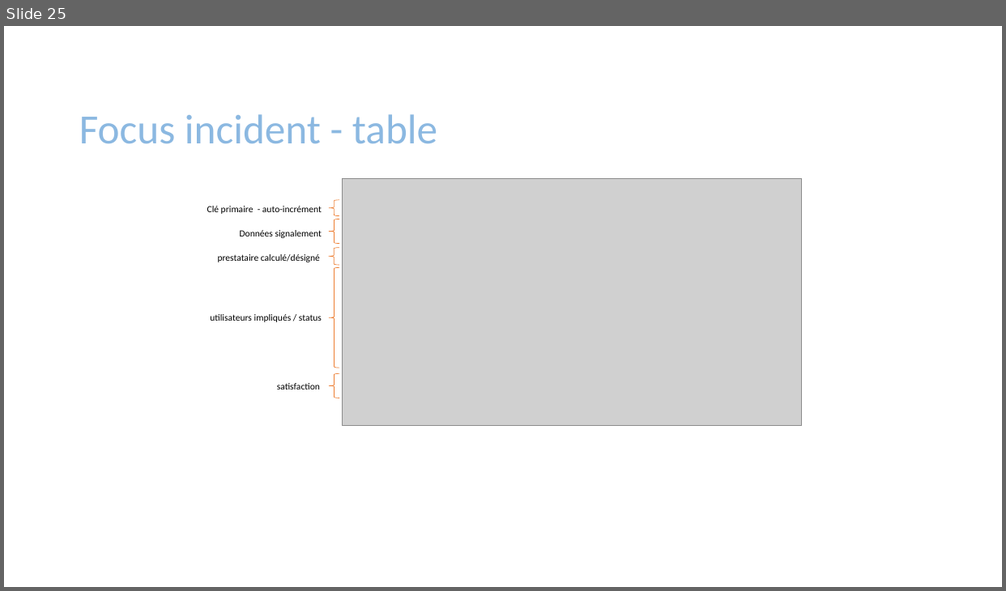
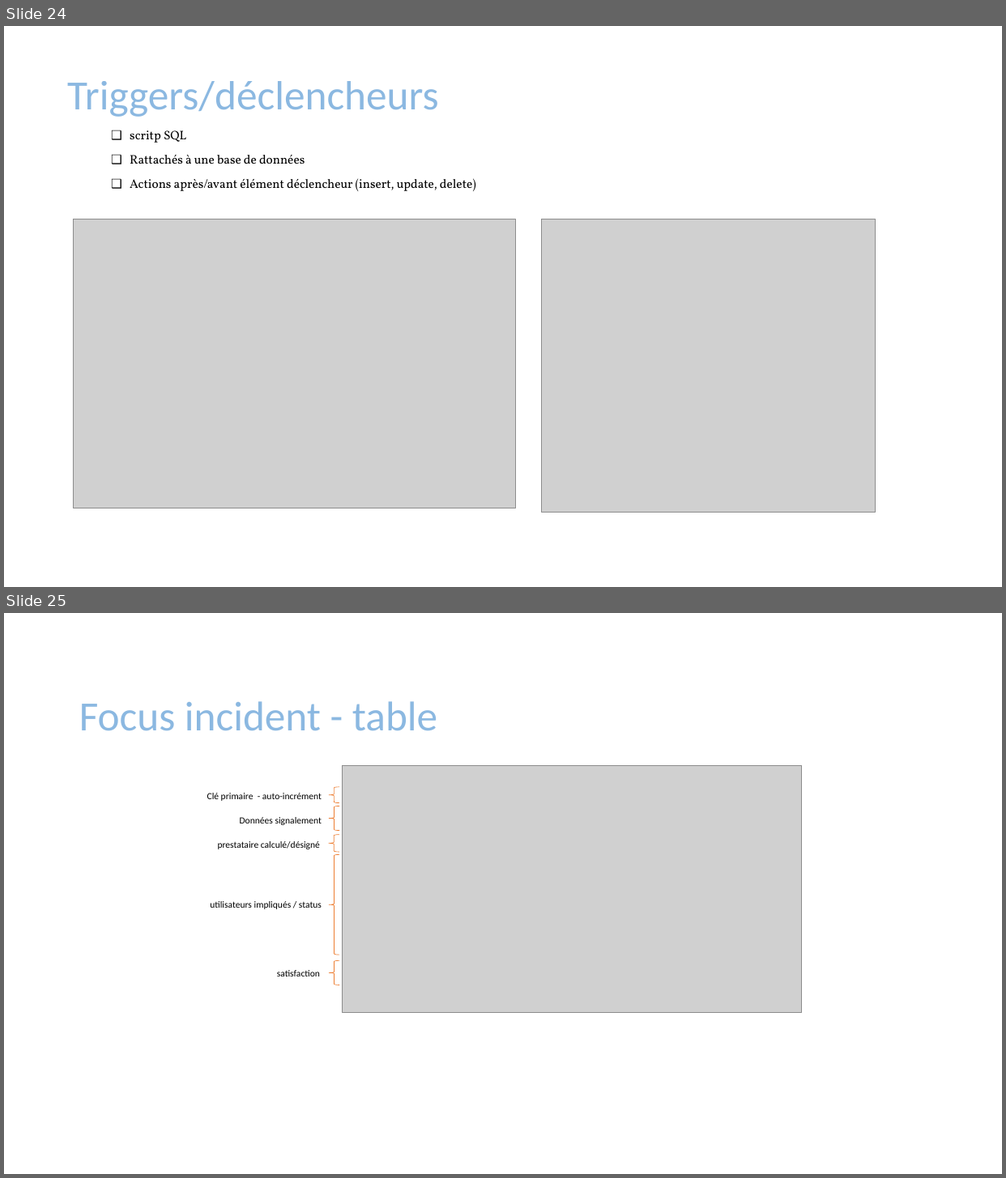
Before and after one commit to mapette/sos_immo_backend, a slide deck: doc/présentation V5.pptx. Shown one above the other, each under a label of ours: slide 25 before the commit, slides 24 and 25 after it. The pictures are 1006x591 and 1006x1178 pixels, drawn with LibreOffice and Linux fonts; fonts in the diff are those of the drawing; grey boxes stand for pictures. Boxes give left, top, right and bottom in pixels: in the first picture for what was removed or moved away, otherwise in the second. Text is boxed around its words. In the diff, an @@ line names an element or a change of style, - is before the commit and + after.

```diff
--- a/doc/présentation V5.pptx
+++ b/doc/présentation V5.pptx
@@ slide 24 added at <box>4,26,1002,587</box>, background #FFFFFF @@
@@ text added at <box>67,81,438,117</box>, 40 pt, text gradient #5B9BD5 to #4472C4 @@
+Triggers/déclencheurs
@@ text added at <box>130,130,476,191</box>, 12 pt, text #000000 @@
+❑ scritp SQL
+❑ Rattachés à une base de données
+❑ Actions après/avant élément déclencheur (insert, update, delete)
@@ picture added at <box>74,219,516,508</box> @@
@@ picture added at <box>543,219,876,512</box> @@
```
Also in this commit, not shown: 11 other files.
